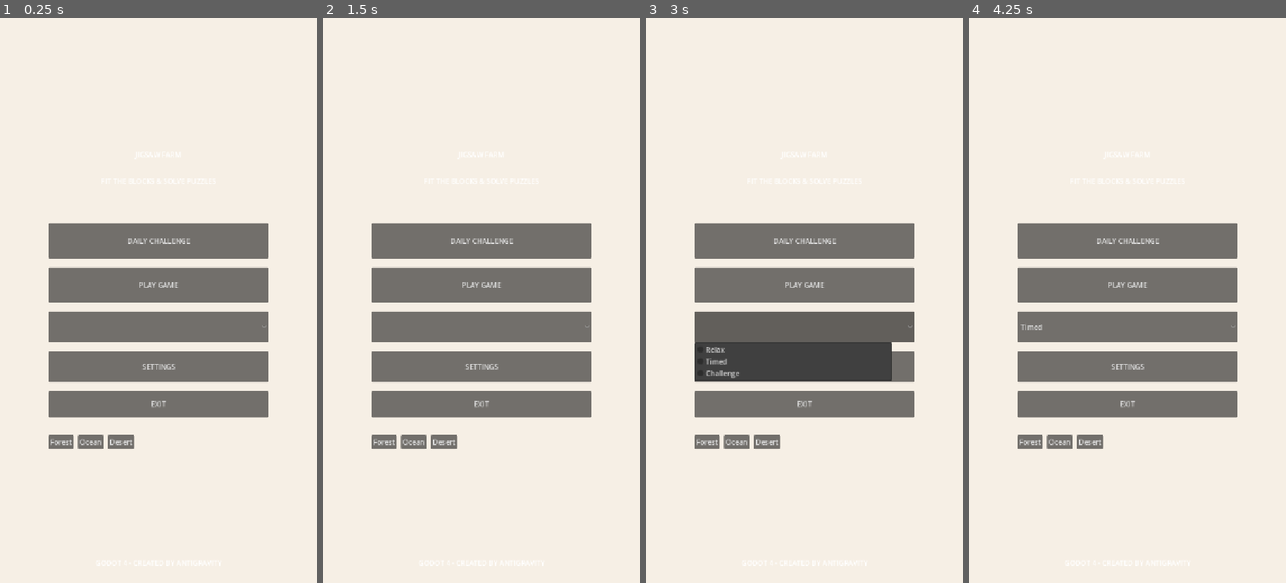
Above: before the commit, frames 1-4 (left to right).
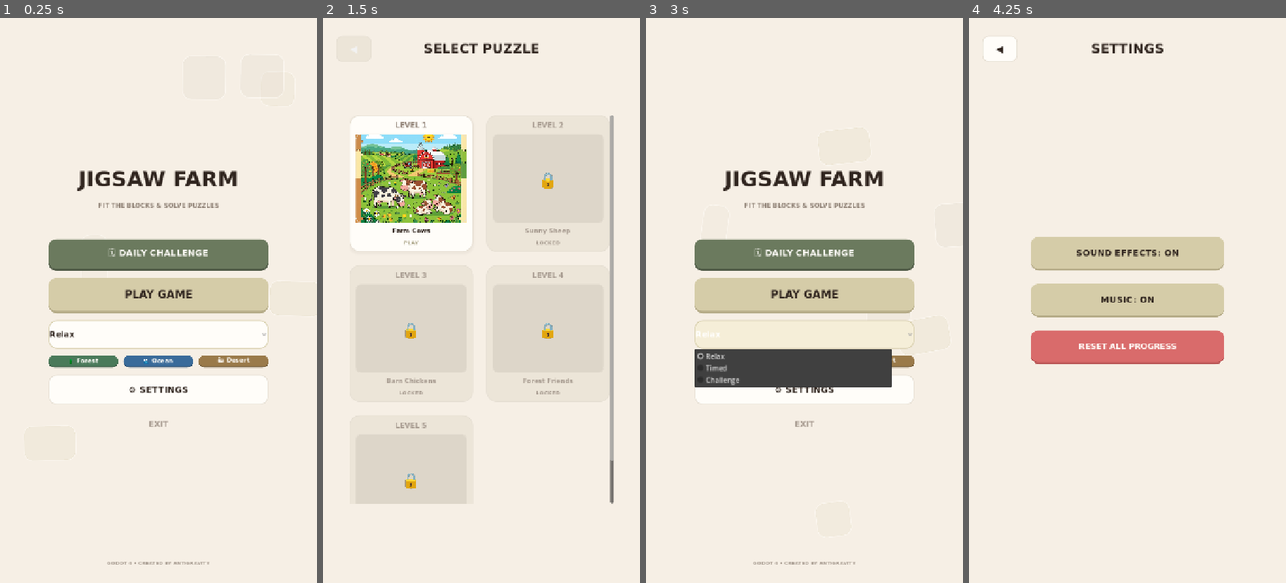
Above: after the commit, the same moments.

Repository: The-honoured1/jig-saw-puzzle
Game: Godot game, scene res://scenes/home_menu.tscn
Two runs of this game, one before a commit and one after it. Both use one fixed random seed, a clock stepped at 60 frames per second and the inputs below.
Inputs (mouse positions are in pixels of both pictures, inside the frame that each line leads up to; where the layout moved, square brackets give the same spot in the first picture):
- Up to frame 1 (0.25 s): no input
- Up to frame 2 (1.5 s): click "DAILY CHALLENGE" (after the commit: "🗓 DAILY CHALLENGE") at 0.5 s; click (345, 46) at 1.25 s, where only the run after the commit has a clickable "◀"
- Up to frame 3 (3 s): click (677, 46) at 2 s, where only the run after the commit has a clickable "◀"; click (804, 334) [804, 328] at 2.75 s
- Up to frame 4 (4.25 s): click "SETTINGS" (after the commit: "⚙ SETTINGS") at 3.5 s

The runs differ from the first frame. In frame 1, 22% of the frame differs, in the area x 15-85%, y 24-97%; in frame 2, 39%, in the area x 10-92%, y 4-97%; in frame 3, 20%; in frame 4, 23%.
Error before the commit: Parse Error: Static function "get_unix_time()" not found in base "GDScriptNativeClass". (res://scripts/home_menu.gd:173)

Commit message:
Add persistent settings and UI improvements
Persist game mode and background color selections with automatic save/load via property setters. Reorganize home menu layout and add comprehensive styling to all buttons. Add Home button to win screen for easy navigation back to menu. Fix mouse input filtering for proper piece interaction. Apply selected background color across all scenes. Fix deprecated OS.get_unix_time() call and UV texture mapping calculation.

Diff:
--- a/scenes/home_menu.tscn
+++ b/scenes/home_menu.tscn
@@ -30,16 +30,16 @@
 anchor_right = 0.5
 anchor_bottom = 0.5
 offset_left = -250.0
-offset_top = -320.0
+offset_top = -360.0
 offset_right = 250.0
-offset_bottom = 280.0
+offset_bottom = 360.0
 grow_horizontal = 2
 grow_vertical = 2
-theme_override_constants/separation = 40
+theme_override_constants/separation = 30
 alignment = 1
 
 [node name="LogoArea" type="Control" parent="CenterContainer"]
-custom_minimum_size = Vector2(0, 160)
+custom_minimum_size = Vector2(0, 140)
 layout_mode = 2
 
 [node name="Title" type="Label" parent="CenterContainer/LogoArea"]
@@ -48,9 +48,9 @@
 anchor_left = 0.5
 anchor_right = 0.5
 offset_left = -240.0
-offset_top = 10.0
+offset_top = 0.0
 offset_right = 240.0
-offset_bottom = 80.0
+offset_bottom = 70.0
 grow_horizontal = 2
 text = "JIGSAW FARM"
 horizontal_alignment = 1
@@ -62,9 +62,9 @@
 anchor_left = 0.5
 anchor_right = 0.5
 offset_left = -200.0
-offset_top = 90.0
+offset_top = 80.0
 offset_right = 200.0
-offset_bottom = 120.0
+offset_bottom = 110.0
 grow_horizontal = 2
 text = "FIT THE BLOCKS & SOLVE PUZZLES"
 horizontal_alignment = 1
@@ -72,13 +72,13 @@
 
 [node name="MenuButtons" type="VBoxContainer" parent="CenterContainer"]
 layout_mode = 2
-theme_override_constants/separation = 20
+theme_override_constants/separation = 16
 alignment = 1
 
 [node name="DailyButton" type="Button" parent="CenterContainer/MenuButtons"]
-custom_minimum_size = Vector2(0, 80)
+custom_minimum_size = Vector2(0, 72)
 layout_mode = 2
-text = "DAILY CHALLENGE"
+text = "🗓 DAILY CHALLENGE"
 
 [node name="PlayButton" type="Button" parent="CenterContainer/MenuButtons"]
 custom_minimum_size = Vector2(0, 80)
@@ -86,7 +86,7 @@
 text = "PLAY GAME"
 
 [node name="ModeSelector" type="OptionButton" parent="CenterContainer/MenuButtons"]
-custom_minimum_size = Vector2(0, 70)
+custom_minimum_size = Vector2(0, 64)
 layout_mode = 2
 item_count = 3
 popup/item_0/text = "Relax"
@@ -95,29 +95,32 @@
 popup/item_2/text = "Challenge"
 popup/item_2/id = 2
 
-[node name="BackgroundSelector" type="HBoxContainer" parent="CenterContainer"]
+[node name="BackgroundSelector" type="HBoxContainer" parent="CenterContainer/MenuButtons"]
 layout_mode = 2
-theme_override_constants/separation = 10
+theme_override_constants/separation = 12
 
-[node name="BG1" type="Button" parent="CenterContainer/BackgroundSelector"]
+[node name="BG1" type="Button" parent="CenterContainer/MenuButtons/BackgroundSelector"]
 layout_mode = 2
+size_flags_horizontal = 3
 text = "Forest"
 
-[node name="BG2" type="Button" parent="CenterContainer/BackgroundSelector"]
+[node name="BG2" type="Button" parent="CenterContainer/MenuButtons/BackgroundSelector"]
 layout_mode = 2
+size_flags_horizontal = 3
 text = "Ocean"
 
-[node name="BG3" type="Button" parent="CenterContainer/BackgroundSelector"]
+[node name="BG3" type="Button" parent="CenterContainer/MenuButtons/BackgroundSelector"]
 layout_mode = 2
+size_flags_horizontal = 3
 text = "Desert"
 
 [node name="SettingsButton" type="Button" parent="CenterContainer/MenuButtons"]
-custom_minimum_size = Vector2(0, 70)
+custom_minimum_size = Vector2(0, 68)
 layout_mode = 2
-text = "SETTINGS"
+text = "⚙ SETTINGS"
 
 [node name="ExitButton" type="Button" parent="CenterContainer/MenuButtons"]
-custom_minimum_size = Vector2(0, 60)
+custom_minimum_size = Vector2(0, 56)
 layout_mode = 2
 text = "EXIT"
 
--- a/scenes/main.tscn
+++ b/scenes/main.tscn
@@ -118,9 +118,9 @@
 anchor_right = 0.5
 anchor_bottom = 0.5
 offset_left = -240.0
-offset_top = -260.0
+offset_top = -290.0
 offset_right = 240.0
-offset_bottom = 220.0
+offset_bottom = 260.0
 grow_horizontal = 2
 grow_vertical = 2
 
@@ -163,9 +163,9 @@
 anchor_right = 0.5
 anchor_bottom = 1.0
 offset_left = -160.0
-offset_top = -140.0
-offset_right = 160.0
-offset_bottom = -80.0
+offset_top = -210.0
+offset_right = 160.0
+offset_bottom = -150.0
 grow_horizontal = 2
 grow_vertical = 0
 text = "NEXT LEVEL"
@@ -178,11 +178,26 @@
 anchor_right = 0.5
 anchor_bottom = 1.0
 offset_left = -160.0
-offset_top = -68.0
-offset_right = 160.0
-offset_bottom = -28.0
+offset_top = -134.0
+offset_right = 160.0
+offset_bottom = -74.0
 grow_horizontal = 2
 grow_vertical = 0
 text = "REPLAY"
 
+[node name="HomeButton" type="Button" parent="WinScreen/Dialog"]
+layout_mode = 1
+anchors_preset = 7
+anchor_left = 0.5
+anchor_top = 1.0
+anchor_right = 0.5
+anchor_bottom = 1.0
+offset_left = -160.0
+offset_top = -58.0
+offset_right = 160.0
+offset_bottom = 10.0
+grow_horizontal = 2
+grow_vertical = 0
+text = "🏠 MENU"
+
 [node name="GameTimer" type="Timer" parent="."]
--- a/scripts/global.gd
+++ b/scripts/global.gd
@@ -6,8 +6,14 @@
 var level_scores: Dictionary = {} # level_idx (int) -> best_time_seconds (int)
 
 # Premium UI settings
-var current_mode: String = "Relax"  # Options: "Relax", "Timed", "Challenge"
-var current_background: String = "Default"
+var current_mode: String = "Relax":
+	set(val):
+		current_mode = val
+		save_progress()
+var current_background: String = "Default":
+	set(val):
+		current_background = val
+		save_progress()
 var daily_challenge_seed: int = 0  # calculated daily
 
 var sound_enabled: bool = true:
@@ -31,6 +37,8 @@
 	var config = ConfigFile.new()
 	config.set_value("settings", "sound_enabled", sound_enabled)
 	config.set_value("settings", "music_enabled", music_enabled)
+	config.set_value("settings", "current_mode", current_mode)
+	config.set_value("settings", "current_background", current_background)
 
 	# Convert level_scores dictionary keys to strings since ConfigFile doesn't support int keys directly in some situations,
 	# or just store it as is since Godot 4 ConfigFile supports Variant dictionary keys. Variant dictionary is safe!
@@ -44,6 +52,8 @@
 	if err == OK:
 		sound_enabled = config.get_value("settings", "sound_enabled", true)
 		music_enabled = config.get_value("settings", "music_enabled", true)
+		current_mode = config.get_value("settings", "current_mode", "Relax")
+		current_background = config.get_value("settings", "current_background", "Default")
 		level_scores = config.get_value("progress", "scores", {})
 
 		# Sync with sound manager
--- a/scripts/home_menu.gd
+++ b/scripts/home_menu.gd
@@ -3,15 +3,15 @@
 @onready var title_label: Label = $CenterContainer/LogoArea/Title
 @onready var subtitle_label: Label = $CenterContainer/LogoArea/Subtitle
 @onready var daily_button: Button = $CenterContainer/MenuButtons/DailyButton
+@onready var play_button: Button = $CenterContainer/MenuButtons/PlayButton
 @onready var mode_selector: OptionButton = $CenterContainer/MenuButtons/ModeSelector
-@onready var bg_forest_button: Button = $CenterContainer/BackgroundSelector/BG1
-@onready var bg_ocean_button: Button = $CenterContainer/BackgroundSelector/BG2
-@onready var bg_desert_button: Button = $CenterContainer/BackgroundSelector/BG3
 @onready var settings_button: Button = $CenterContainer/MenuButtons/SettingsButton
 @onready var exit_button: Button = $CenterContainer/MenuButtons/ExitButton
+@onready var bg_forest_button: Button = $CenterContainer/MenuButtons/BackgroundSelector/BG1
+@onready var bg_ocean_button: Button = $CenterContainer/MenuButtons/BackgroundSelector/BG2
+@onready var bg_desert_button: Button = $CenterContainer/MenuButtons/BackgroundSelector/BG3
 @onready var footer_label: Label = $Footer
 @onready var decorations: Node2D = $Decorations
-@onready var play_button: Button = $CenterContainer/MenuButtons/PlayButton
 
 # Shared font — created once to avoid null font descriptor crashes
 var _font: SystemFont = null
@@ -27,8 +27,11 @@
 
 	_apply_styling()
 
-	# Connect new UI elements
+	# Connect ALL button signals — Play and Settings were previously missing
+	play_button.pressed.connect(_on_play_pressed)
+	settings_button.pressed.connect(_on_settings_pressed)
 	daily_button.pressed.connect(_on_daily_pressed)
+	exit_button.pressed.connect(_on_exit_pressed)
 	mode_selector.item_selected.connect(_on_mode_selected)
 	bg_forest_button.pressed.connect(_on_bg_forest_pressed)
 	bg_ocean_button.pressed.connect(_on_bg_ocean_pressed)
@@ -36,6 +39,8 @@
 
 	# Create decorative background puzzle shape floaters
 	_spawn_decorations()
+	_update_background_from_settings()
+	_update_mode_selector_from_settings()
 
 	# Hide exit button on web builds if applicable, keep it for desktop/mobile
 	if OS.get_name() == "Web":
@@ -59,13 +64,28 @@
 	footer_label.add_theme_font_size_override("font_size", 11)
 	footer_label.add_theme_color_override("font_color", Color("#A5998E"))
 
-	# Play Button (Premium 3D button)
+	# ── Daily Button (secondary warm style) ──────────────────────────────────
+	var daily_style = StyleBoxFlat.new()
+	daily_style.bg_color = Color("#6B7A5E")  # Earthy olive-green
+	daily_style.set_corner_radius_all(18)
+	daily_style.border_width_bottom = 5
+	daily_style.border_color = Color("#4F5A46")
+
+	var daily_hover = daily_style.duplicate()
+	daily_hover.bg_color = Color("#7E9070")
+
+	daily_button.add_theme_font_override("font", font)
+	daily_button.add_theme_font_size_override("font_size", 20)
+	daily_button.add_theme_color_override("font_color", Color("#FFFDF9"))
+	daily_button.add_theme_stylebox_override("normal", daily_style)
+	daily_button.add_theme_stylebox_override("hover", daily_hover)
+	daily_button.add_theme_stylebox_override("pressed", daily_hover)
+	daily_button.add_theme_stylebox_override("focus", daily_style)
+
+	# ── Play Button (primary golden CTA) ─────────────────────────────────────
 	var play_style = StyleBoxFlat.new()
-	play_style.bg_color = Color("#D5CCA8") # Golden green accent
-	play_style.corner_radius_top_left = 18
-	play_style.corner_radius_top_right = 18
-	play_style.corner_radius_bottom_left = 18
-	play_style.corner_radius_bottom_right = 18
+	play_style.bg_color = Color("#D5CCA8")
+	play_style.set_corner_radius_all(18)
 	play_style.border_width_bottom = 5
 	play_style.border_color = Color("#B4AA86")
 
@@ -78,14 +98,33 @@
 	play_button.add_theme_stylebox_override("normal", play_style)
 	play_button.add_theme_stylebox_override("hover", play_hover)
 	play_button.add_theme_stylebox_override("pressed", play_hover)
-
-	# Settings Button (Outline button)
+	play_button.add_theme_stylebox_override("focus", play_style)
+
+	# ── Mode Selector (OptionButton) ─────────────────────────────────────────
+	var mode_style = StyleBoxFlat.new()
+	mode_style.bg_color = Color("#FFFDF9")
+	mode_style.set_corner_radius_all(18)
+	mode_style.border_width_left = 2
+	mode_style.border_width_top = 2
+	mode_style.border_width_right = 2
+	mode_style.border_width_bottom = 2
+	mode_style.border_color = Color("#D5CCA8")
+
+	var mode_hover = mode_style.duplicate()
+	mode_hover.bg_color = Color("#F5EED8")
+
+	mode_selector.add_theme_font_override("font", font)
+	mode_selector.add_theme_font_size_override("font_size", 18)
+	mode_selector.add_theme_color_override("font_color", Color("#2F241E"))
+	mode_selector.add_theme_stylebox_override("normal", mode_style)
+	mode_selector.add_theme_stylebox_override("hover", mode_hover)
+	mode_selector.add_theme_stylebox_override("pressed", mode_hover)
+	mode_selector.add_theme_stylebox_override("focus", mode_style)
+
+	# ── Settings Button (outline style) ──────────────────────────────────────
 	var settings_style = StyleBoxFlat.new()
 	settings_style.bg_color = Color("#FFFDF9")
-	settings_style.corner_radius_top_left = 18
-	settings_style.corner_radius_top_right = 18
-	settings_style.corner_radius_bottom_left = 18
-	settings_style.corner_radius_bottom_right = 18
+	settings_style.set_corner_radius_all(18)
 	settings_style.border_width_left = 2
 	settings_style.border_width_top = 2
 	settings_style.border_width_right = 2
@@ -101,8 +140,9 @@
 	settings_button.add_theme_stylebox_override("normal", settings_style)
 	settings_button.add_theme_stylebox_override("hover", settings_hover)
 	settings_button.add_theme_stylebox_override("pressed", settings_hover)
-
-	# Exit Button (Text button)
+	settings_button.add_theme_stylebox_override("focus", settings_style)
+
+	# ── Exit Button (ghost/text style) ───────────────────────────────────────
 	exit_button.add_theme_font_override("font", font)
 	exit_button.add_theme_font_size_override("font_size", 18)
 	exit_button.add_theme_color_override("font_color", Color("#A5998E"))
@@ -111,6 +151,33 @@
 	exit_button.add_theme_stylebox_override("normal", flat_style)
 	exit_button.add_theme_stylebox_override("hover", flat_style)
 	exit_button.add_theme_stylebox_override("pressed", flat_style)
+	exit_button.add_theme_stylebox_override("focus", flat_style)
+
+	# ── Background Selector Buttons ───────────────────────────────────────────
+	var bg_labels = ["🌲 Forest", "🌊 Ocean", "🏜 Desert"]
+	var bg_btns = [bg_forest_button, bg_ocean_button, bg_desert_button]
+	var bg_colors = [Color("#4A7A5A"), Color("#3A6B9A"), Color("#9A7A4A")]
+	var bg_hover_colors = [Color("#5A9A6A"), Color("#4A82BA"), Color("#BA9A5A")]
+
+	for j in range(bg_btns.size()):
+		var btn = bg_btns[j]
+		var bg_s = StyleBoxFlat.new()
+		bg_s.bg_color = bg_colors[j]
+		bg_s.set_corner_radius_all(12)
+		bg_s.border_width_bottom = 3
+		bg_s.border_color = bg_colors[j].darkened(0.25)
+
+		var bg_h = bg_s.duplicate()
+		bg_h.bg_color = bg_hover_colors[j]
+
+		btn.text = bg_labels[j]
+		btn.add_theme_font_override("font", font)
+		btn.add_theme_font_size_override("font_size", 14)
+		btn.add_theme_color_override("font_color", Color("#FFFDF9"))
+		btn.add_theme_stylebox_override("normal", bg_s)
+		btn.add_theme_stylebox_override("hover", bg_h)
+		btn.add_theme_stylebox_override("pressed", bg_h)
+		btn.add_theme_stylebox_override("focus", bg_s)
 
 func _spawn_decorations() -> void:
 	# Spawn 6 floating pieces in the background
@@ -170,7 +237,7 @@
 func _on_daily_pressed() -> void:
 	# Compute a deterministic seed based on current day
 	var day_seconds = 86400
-	var unix_time = OS.get_unix_time()
+	var unix_time = Time.get_unix_time_from_system()
 	global.daily_challenge_seed = int(unix_time / day_seconds)
 	# Choose a level based on seed
 	var level_count = LevelData.levels.size()
@@ -179,6 +246,10 @@
 	var main_scene = preload("res://scenes/main.tscn")
 	get_tree().change_scene_to_packed(main_scene)
 
+func _on_exit_pressed() -> void:
+	sound.play_click()
+	get_tree().quit()
+
 func _on_mode_selected(index: int) -> void:
 	var mode_text = mode_selector.get_item_text(index)
 	global.current_mode = mode_text
@@ -198,3 +269,16 @@
 func _on_bg_desert_pressed() -> void:
 	global.current_background = "Desert"
 	_apply_background(Color("#D2B48C"))
+
+func _update_background_from_settings() -> void:
+	match global.current_background:
+		"Forest": _apply_background(Color("#A8D5BA"))
+		"Ocean": _apply_background(Color("#7FA8C8"))
+		"Desert": _apply_background(Color("#D2B48C"))
+		_: _apply_background(Color(0.964706, 0.937255, 0.898039, 1))
+
+func _update_mode_selector_from_settings() -> void:
+	for i in range(mode_selector.item_count):
+		if mode_selector.get_item_text(i) == global.current_mode:
+			mode_selector.selected = i
+			break
--- a/scripts/level_selector.gd
+++ b/scripts/level_selector.gd
@@ -15,6 +15,7 @@
 	_font.font_weight = 700
 
 	_apply_styling()
+	_apply_selected_background()
 	_populate_level_grid()
 
 	back_button.pressed.connect(_on_back_pressed)
@@ -226,3 +227,14 @@
 func _on_back_pressed() -> void:
 	sound.play_click()
 	get_tree().change_scene_to_file("res://scenes/home_menu.tscn")
+
+func _apply_selected_background() -> void:
+	match global.current_background:
+		"Forest":
+			$Background.color = Color("#A8D5BA")
+		"Ocean":
+			$Background.color = Color("#7FA8C8")
+		"Desert":
+			$Background.color = Color("#D2B48C")
+		_:
+			$Background.color = Color(0.964706, 0.937255, 0.898039, 1)
--- a/scripts/main.gd
+++ b/scripts/main.gd
@@ -20,6 +20,7 @@
 @onready var win_stats: Label    = $WinScreen/Dialog/StatsLabel
 @onready var next_button: Button   = $WinScreen/Dialog/NextButton
 @onready var replay_button: Button = $WinScreen/Dialog/ReplayButton
+@onready var home_button: Button   = $WinScreen/Dialog/HomeButton
 
 # Timer
 @onready var game_timer: Timer = $GameTimer
@@ -45,15 +46,20 @@
 	_font.font_weight = 700
 
 	_apply_premium_styling()
+	_apply_selected_background()
 
 	back_button.pressed.connect(_on_back_button_pressed)
 	restart_button.pressed.connect(_on_restart_button_pressed)
 	next_button.pressed.connect(_on_next_button_pressed)
 	replay_button.pressed.connect(_on_replay_button_pressed)
+	home_button.pressed.connect(_on_home_button_pressed)
 	game_timer.timeout.connect(_on_timer_timeout)
 
 	current_level_idx = global.current_level
-	# Ensure board_area never blocks mouse events from reaching Area2D nodes
+	# Ensure background and layout controls don't consume mouse input so physics/Area2D picking works
+	mouse_filter = Control.MOUSE_FILTER_IGNORE
+	$Background.mouse_filter = Control.MOUSE_FILTER_IGNORE
+	$Layout.mouse_filter = Control.MOUSE_FILTER_IGNORE
 	board_area.mouse_filter = Control.MOUSE_FILTER_IGNORE
 	_load_level(current_level_idx)
 	# After loading level, adjust timer visibility based on mode
@@ -162,6 +168,32 @@
 	replay_button.add_theme_stylebox_override("hover", replay_btn_h)
 	replay_button.add_theme_stylebox_override("pressed", replay_btn_h)
 
+	# Home button
+	var home_btn_style = StyleBoxFlat.new()
+	home_btn_style.bg_color = Color("#FFFDF9")
+	home_btn_style.set_corner_radius_all(16)
+	home_btn_style.border_width_left = 2; home_btn_style.border_width_top = 2
+	home_btn_style.border_width_right = 2; home_btn_style.border_width_bottom = 2
+	home_btn_style.border_color = Color("#E6DFD3")
+	var home_btn_h = home_btn_style.duplicate(); home_btn_h.bg_color = Color("#ECE5D8")
+	home_button.add_theme_font_override("font", font)
+	home_button.add_theme_font_size_override("font_size", 18)
+	home_button.add_theme_color_override("font_color", Color("#8C7E72"))
+	home_button.add_theme_stylebox_override("normal", home_btn_style)
+	home_button.add_theme_stylebox_override("hover", home_btn_h)
+	home_button.add_theme_stylebox_override("pressed", home_btn_h)
+
+func _apply_selected_background() -> void:
+	match global.current_background:
+		"Forest":
+			$Background.color = Color("#A8D5BA")
+		"Ocean":
+			$Background.color = Color("#7FA8C8")
+		"Desert":
+			$Background.color = Color("#D2B48C")
+		_:
+			$Background.color = Color("#F6EDE5")
+
 func _load_level(idx: int) -> void:
 	if idx >= LevelData.levels.size():
 		idx = 0; global.current_level = 0; current_level_idx = 0
@@ -186,7 +218,7 @@
 	var avail_w   = board_area.size.x - padding * 2.0
 	var avail_h   = board_area.size.y - padding * 2.0
 	var cell_size = min(avail_w / float(level_info.grid_cols),
-	                    avail_h / float(level_info.grid_rows))
+						avail_h / float(level_info.grid_rows))
 	cell_size = clampf(cell_size, 60.0, 140.0)
 	_active_cell_size = cell_size
 
@@ -322,6 +354,10 @@
 	var tw = create_tween().set_parallel(true)
 	tw.tween_property(win_dialog, "scale",      Vector2(1.0, 1.0), 0.35).set_trans(Tween.TRANS_BACK).set_ease(Tween.EASE_OUT)
 	tw.tween_property(win_dialog, "modulate:a", 1.0,               0.2)
+
+func _on_home_button_pressed() -> void:
+	sound.play_click()
+	get_tree().change_scene_to_file("res://scenes/home_menu.tscn")
 
 func _on_back_button_pressed() -> void:
 	sound.play_click()
--- a/scripts/piece.gd
+++ b/scripts/piece.gd
@@ -114,12 +114,13 @@
 	outline.points   = outline_pts
 	collision_polygon.polygon = rounded
 
-	# 7. UV mapping: map the entire board (0,0)→board_pixel_size to UV (0,0)→(1,1)
+	# 7. UV mapping: map the entire board (0,0)→board_pixel_size to UV (0,0)→(1,1) in texture space
 	# This ensures the full level image is spread across the full grid.
 	var uv: PackedVector2Array = PackedVector2Array()
 	var origin = Vector2(solved_grid_pos) * cell_size
+	var tex_size = texture.get_size() if texture != null else board_pixel_size
 	for pt in rounded:
-		uv.append((origin + pt) / board_pixel_size)
+		uv.append(((origin + pt) / board_pixel_size) * tex_size)
 	visual.uv      = uv
 	visual.texture = texture
 
--- a/scripts/settings_menu.gd
+++ b/scripts/settings_menu.gd
@@ -23,6 +23,7 @@
 	_font.font_weight = 700
 
 	_apply_styling()
+	_apply_selected_background()
 	_update_toggle_buttons()
 
 	# Connect signals
@@ -195,3 +196,14 @@
 	_update_toggle_buttons()
 	confirmation_overlay.visible = false
 	sound.play_win() # Fun celebratory sound to confirm reset!
+
+func _apply_selected_background() -> void:
+	match global.current_background:
+		"Forest":
+			$Background.color = Color("#A8D5BA")
+		"Ocean":
+			$Background.color = Color("#7FA8C8")
+		"Desert":
+			$Background.color = Color("#D2B48C")
+		_:
+			$Background.color = Color(0.964706, 0.937255, 0.898039, 1)
